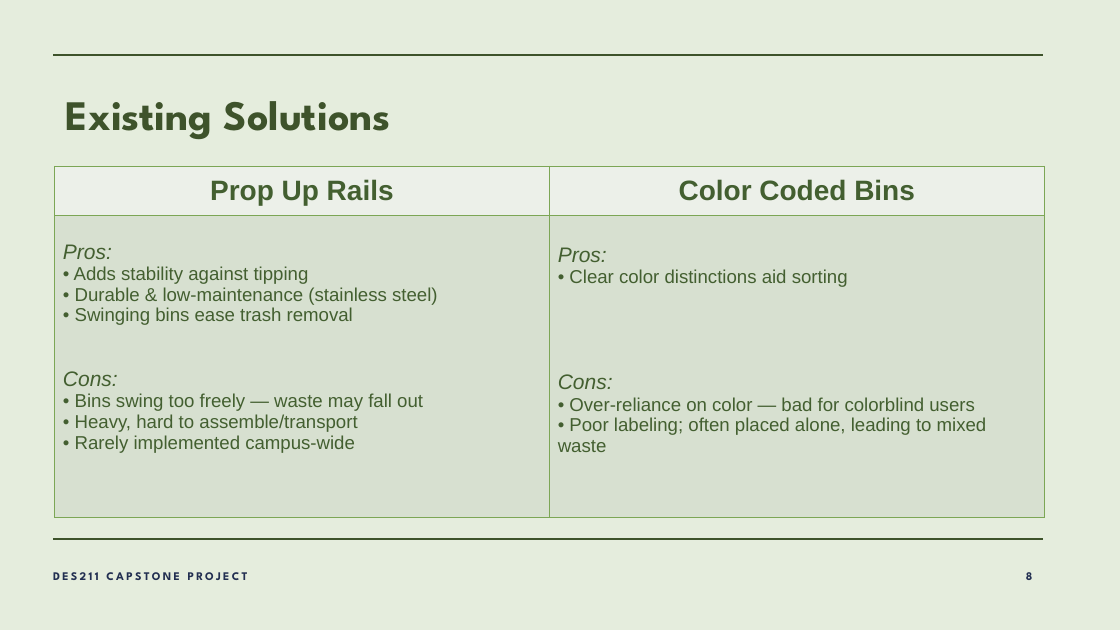
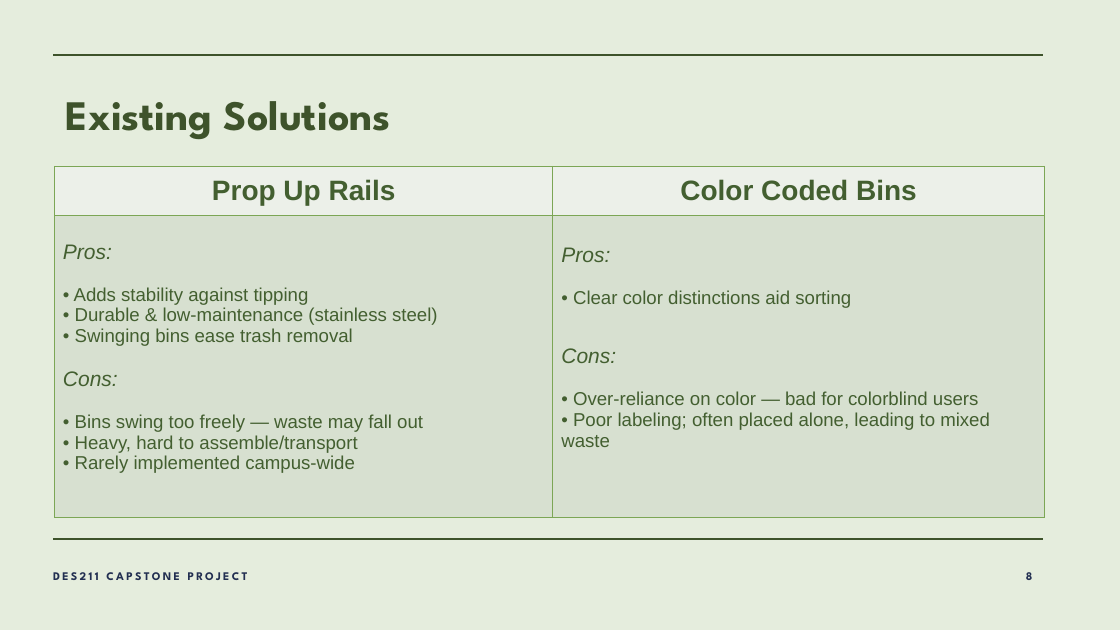
Before and after one commit to lalitm1004/DES211-CCD, a slide deck: slide 8 of presentation.pptx. Drawn at 1120x630 pixels with LibreOffice and Linux fonts; fonts in the diff are those of the drawing. Boxes give left, top, right and bottom in pixels: in the first picture for what was removed or moved away, otherwise in the second. Text is boxed around its words. In the diff, an @@ line names an element or a change of style, - is before the commit and + after.

Commit message:
idk vim

```diff
--- a/presentation.pptx
+++ b/presentation.pptx
@@ table at [55, 166, 1044, 518] @@
-row 2, column 1: Pros: • Adds stability against tipping • Durable & low-maintenance (stainless steel) / • Swinging bins ease trash removal / Cons: • Bins swing too freely — waste may fall out / • Heavy, hard to assemble/transport / • Rarely implemented campus-wide
+row 2, column 1: Pros: / • Adds stability against tipping • Durable & low-maintenance (stainless steel) / • Swinging bins ease trash removal / Cons: / • Bins swing too freely — waste may fall out / • Heavy, hard to assemble/transport / • Rarely implemented campus-wide
-row 2, column 2: Pros: • Clear color distinctions aid sorting / Cons: • Over-reliance on color — bad for colorblind users • Poor labeling; often placed alone, leading to mixed waste
+row 2, column 2: Pros: / • Clear color distinctions aid sorting / Cons: / • Over-reliance on color — bad for colorblind users • Poor labeling; often placed alone, leading to mixed waste
```
Also in this commit, not shown: 5 other slides changed, 1 slide added, 2 slides removed.
